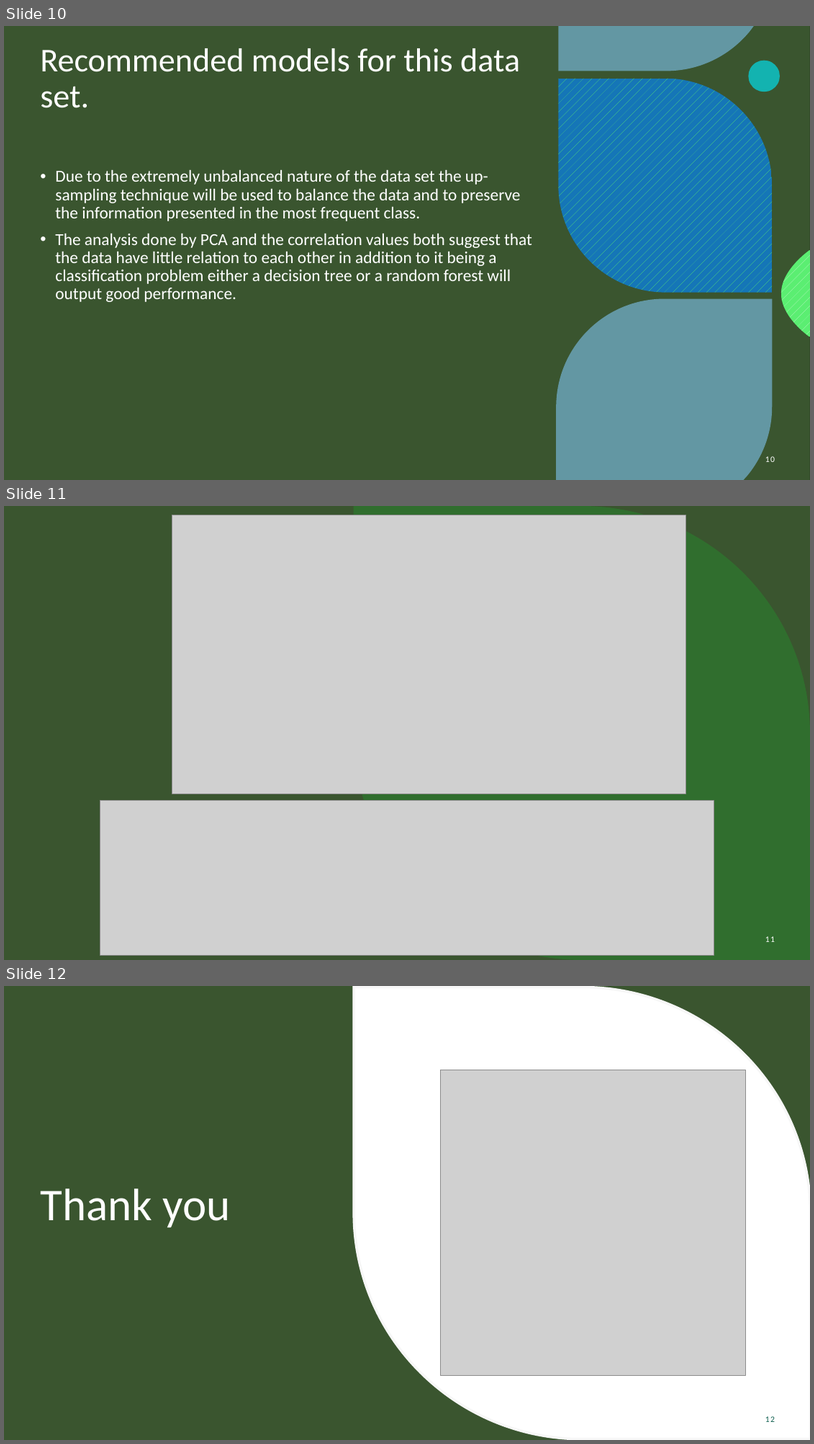
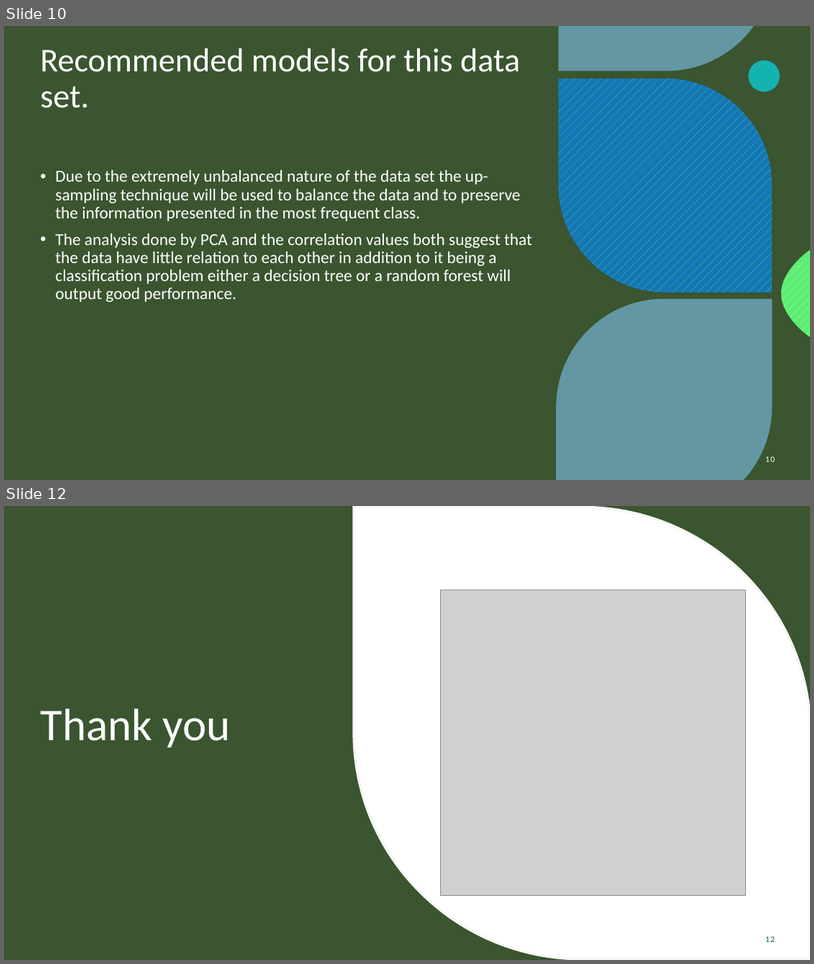
Before and after one commit to FancyWhale69/DG_final_project, a slide deck: WEEK11/Bank Marketing campaign slides.pptx. Shown one above the other, each under a label of ours: slides 10, 11 and 12 before the commit, slides 10 and 12 after it; the slides between them are not shown. The pictures are 814x1444 and 814x964 pixels, drawn with LibreOffice and Linux fonts; fonts in the diff are those of the drawing; grey boxes stand for pictures; background and template pictures are left out. Boxes give left, top, right and bottom in pixels: in the first picture for what was removed or moved away, otherwise in the second. Text is boxed around its words. In the diff, an @@ line names an element or a change of style, - is before the commit and + after.

```diff
--- a/WEEK11/Bank Marketing campaign slides.pptx
+++ b/WEEK11/Bank Marketing campaign slides.pptx
@@ slide 11 removed at <box>4,506,810,960</box>, background picture (left out); not listed: 3 template elements that a slide beside it also shows @@
@@ rectangle removed at <box>4,506,810,960</box> @@
@@ rectangle removed at <box>4,506,810,960</box> @@
@@ picture removed at <box>172,515,686,794</box> @@
@@ freeform shape removed at <box>354,506,810,960</box> @@
@@ freeform shape removed at <box>558,506,754,551</box> @@
@@ freeform shape removed at <box>782,730,810,816</box> @@
@@ freeform shape removed at <box>556,779,772,960</box> @@
@@ picture removed at <box>100,800,714,955</box> @@
@@ page number removed at <box>766,936,775,942</box> @@
-11
```
Also in this commit, not shown: 1 slide added.
